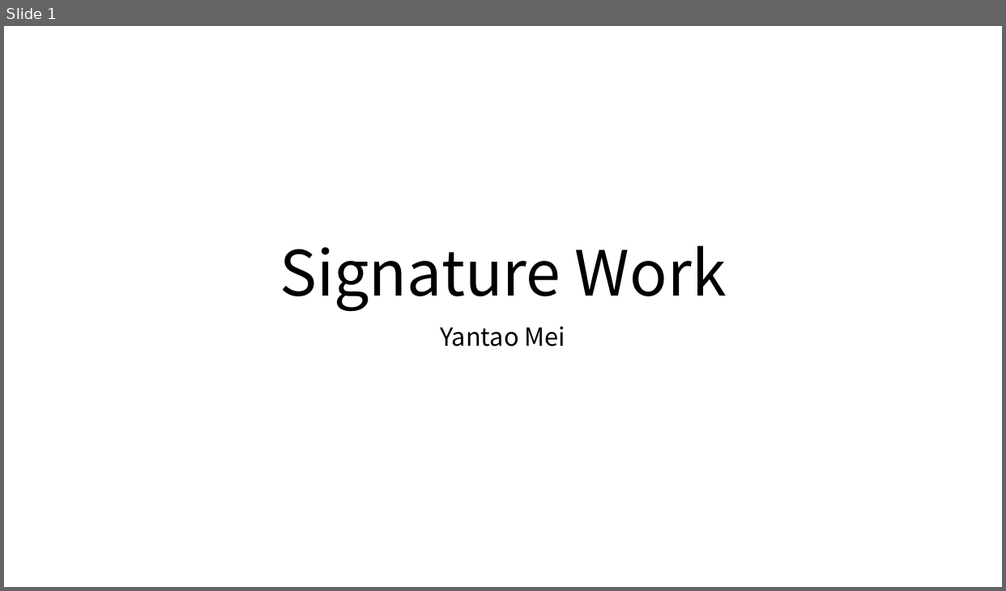
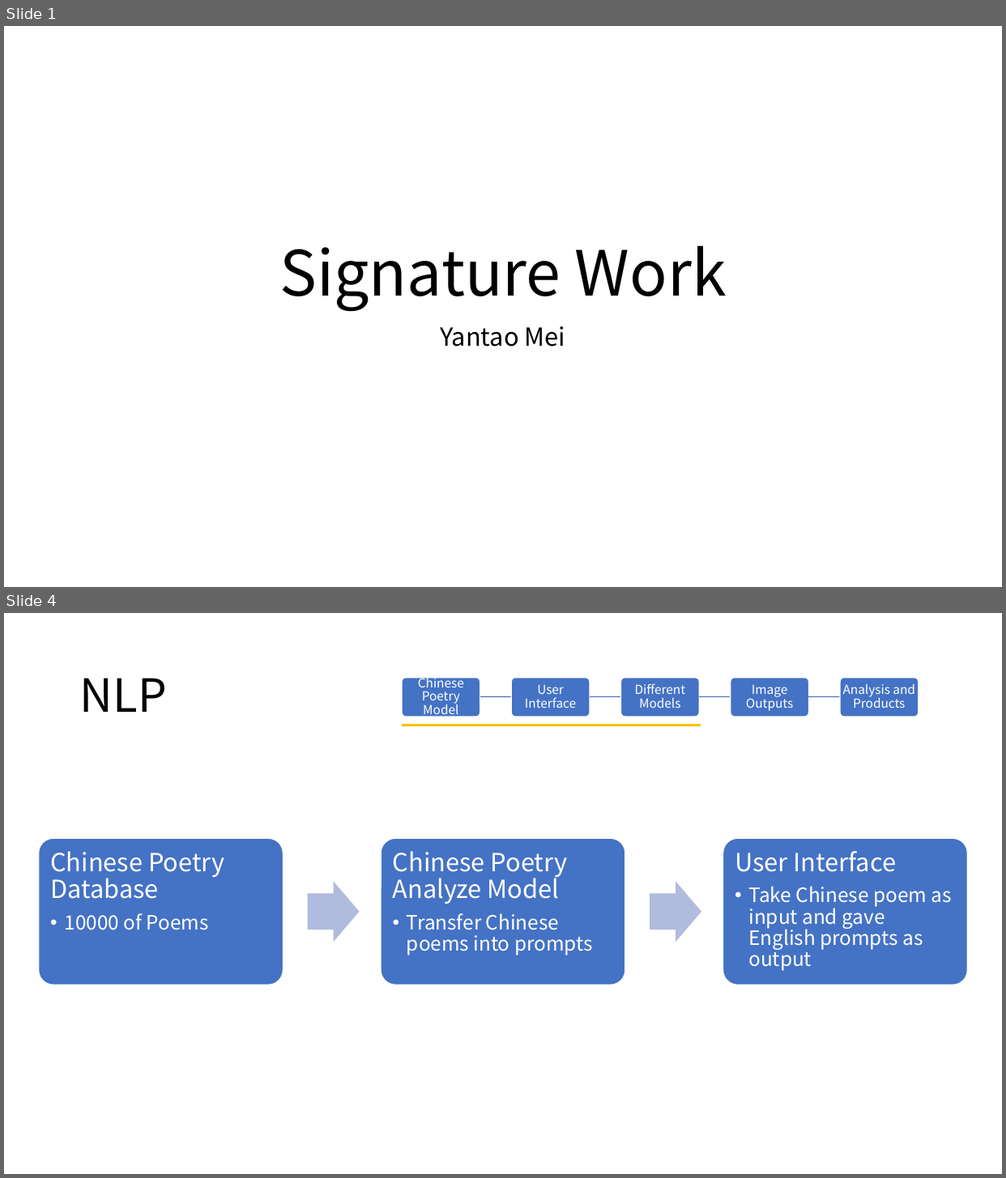
Before and after one commit to IanMei/Signature-Work, a slide deck: SIgnature Work.pptx. Shown one above the other, each under a label of ours: slide 1 before the commit, slides 1 and 4 after it; the slides between them are not shown. The pictures are 1006x591 and 1006x1178 pixels, drawn with LibreOffice and Linux fonts; fonts in the diff are those of the drawing. Boxes give left, top, right and bottom in pixels: in the first picture for what was removed or moved away, otherwise in the second. Text is boxed around its words. In the diff, an @@ line names an element or a change of style, - is before the commit and + after.

```diff
--- a/SIgnature Work.pptx
+++ b/SIgnature Work.pptx
@@ slide 4 added at [4, 613, 1002, 1174], background #FFFFFF @@
@@ title added at [80, 678, 167, 712], 44 pt, text #000000 @@
+NLP
@@ group added at [403, 675, 918, 718]: 5 rounded rectangles, 5 texts, 4 freeform shapes @@
+Chinese Poetry Model
+User Interface
+Different Models
+Image Outputs
+Analysis and Products
@@ line added from (402, 726) to (701, 726), #FFC000 2 pt @@
@@ group added at [39, 838, 968, 985]: 3 rounded rectangles, 3 texts, 2 right arrows @@
+Chinese Poetry Database
+  • 10000 of Poems
+Chinese Poetry Analyze Model
+  • Transfer Chinese poems into prompts
+User Interface
+  • Take Chinese poem as input and gave English prompts as output
```
Also in this commit, not shown: 4 other slides added, 2 slides removed.
